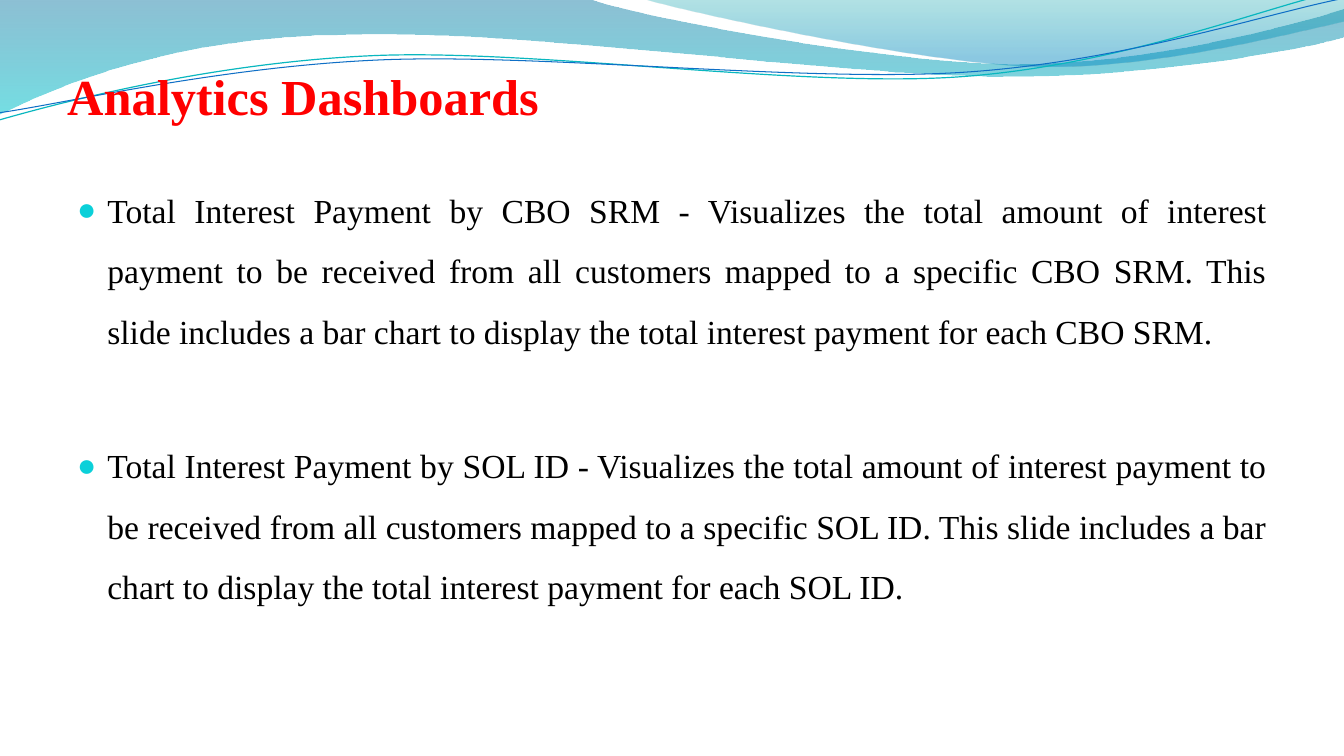
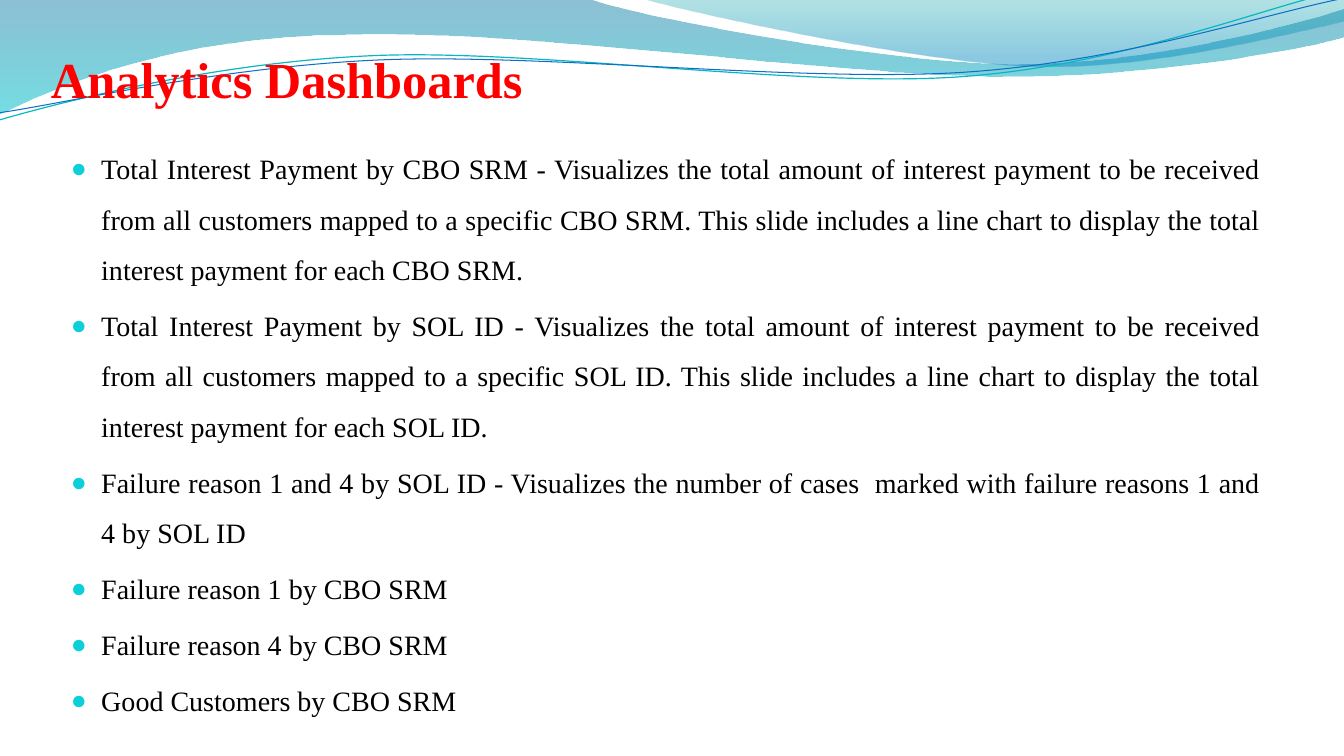
Before and after one commit to sheoranruns/Analytical-Dashboard, a slide deck: slide 7 of PPT/Data Analytics Dashboard.pptx. Drawn at 1344x756 pixels with LibreOffice and Linux fonts; fonts in the diff are those of the drawing; background and template pictures are left out. Boxes give left, top, right and bottom in pixels: in the first picture for what was removed or moved away, otherwise in the second. Text is boxed around its words. In the diff, an @@ line names an element or a change of style, - is before the commit and + after.

Commit message:
Presentation

```diff
--- a/PPT/Data Analytics Dashboard.pptx
+++ b/PPT/Data Analytics Dashboard.pptx
@@ title "Analytics Dashboards": place and size @@
-title "Analytics Dashboards" at [67, 76, 539, 126]
+title "Analytics Dashboards" at [51, 59, 523, 109]
@@ text at [101, 159, 1260, 605]: text changed; size 24 to 20 pt @@
-● Total Interest Payment by CBO SRM - Visualizes the total amount of interest payment to be received from all customers mapped to a specific CBO SRM. This slide includes a bar chart to display the total interest payment for each CBO SRM.
-● Total Interest Payment by SOL ID - Visualizes the total amount of interest payment to be received from all customers mapped to a specific SOL ID. This slide includes a bar chart to display the total interest payment for each SOL ID.
+● Total Interest Payment by CBO SRM - Visualizes the total amount of interest payment to be received from all customers mapped to a specific CBO SRM. This slide includes a line chart to display the total interest payment for each CBO SRM.
+● Total Interest Payment by SOL ID - Visualizes the total amount of interest payment to be received from all customers mapped to a specific SOL ID. This slide includes a line chart to display the total interest payment for each SOL ID.
+● Failure reason 1 and 4 by SOL ID - Visualizes the number of cases marked with failure reasons 1 and 4 by SOL ID
+● Failure reason 1 by CBO SRM
+● Failure reason 4 by CBO SRM
+● Good Customers by CBO SRM
```
Also in this commit, not shown: 8 other slides changed, 1 slide added, 1 slide removed.
